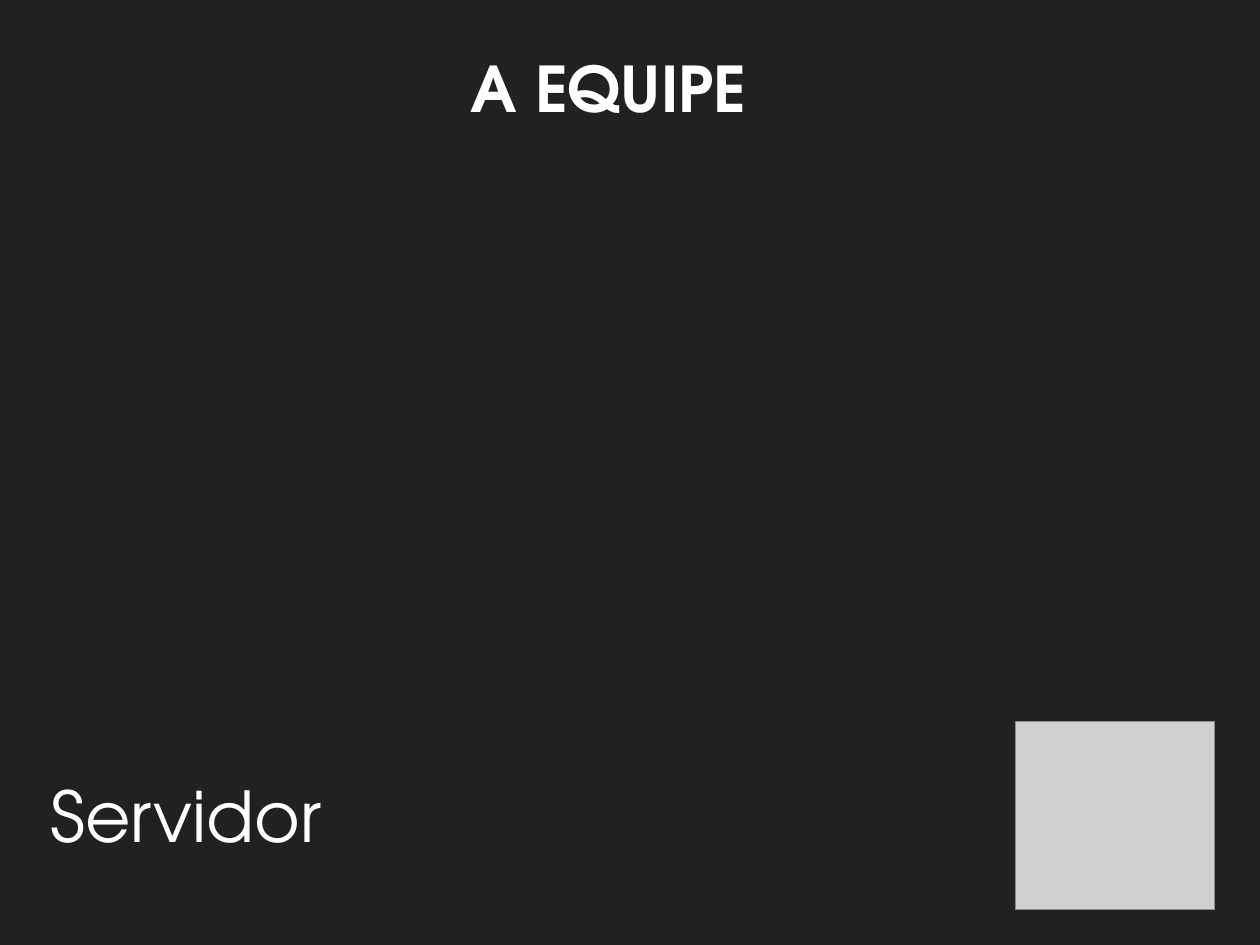
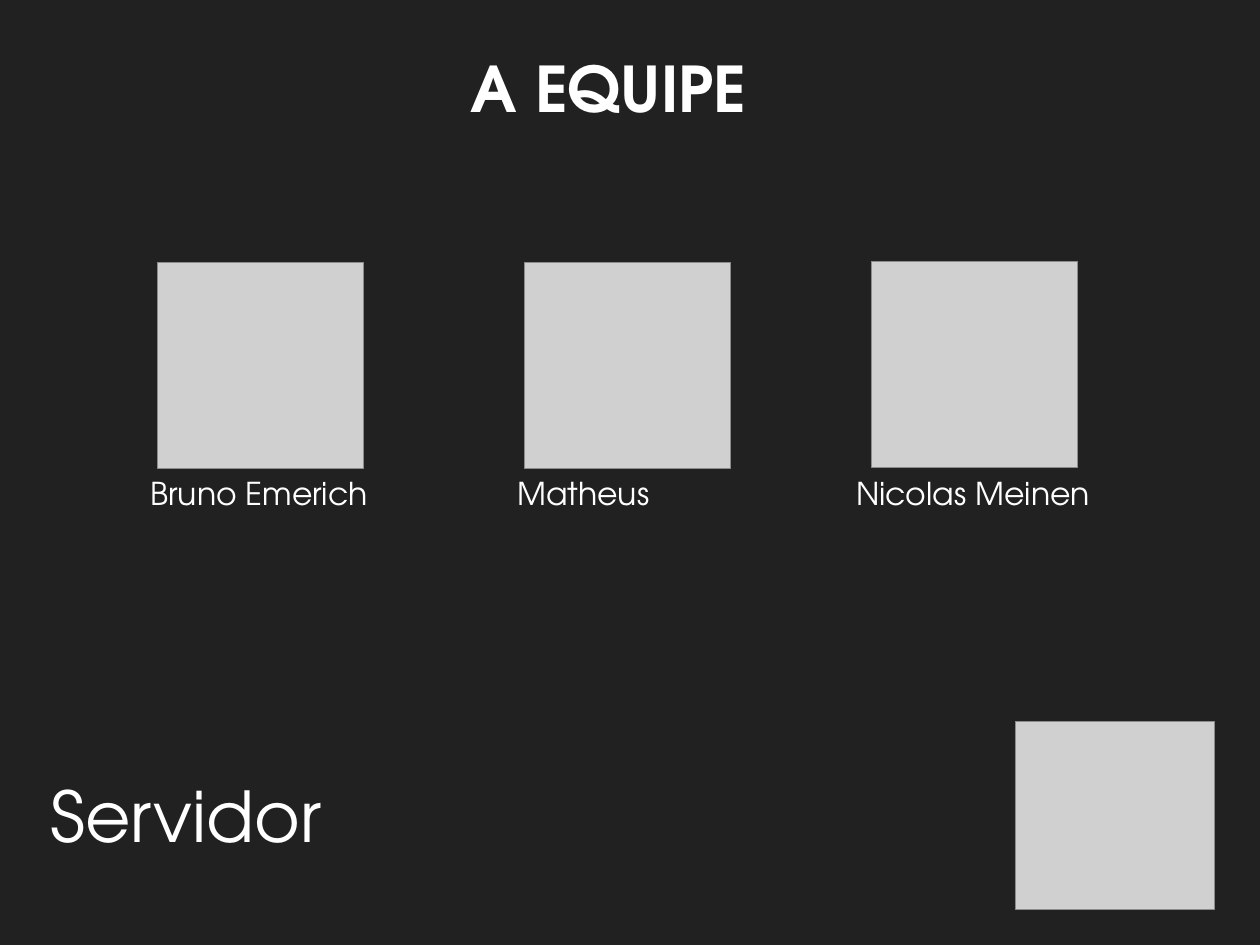
Before and after one commit to ovflowd/matriculeMe, a slide deck: slide 13 of Artefatos/ApresentaçãoFinal.pptx. Drawn at 1260x945 pixels with LibreOffice and Linux fonts; fonts in the diff are those of the drawing; grey boxes stand for pictures; background and template pictures are left out. Boxes give left, top, right and bottom in pixels: in the first picture for what was removed or moved away, otherwise in the second. Text is boxed around its words. In the diff, an @@ line names an element or a change of style, - is before the commit and + after.

```diff
--- a/Artefatos/ApresentaçãoFinal.pptx
+++ b/Artefatos/ApresentaçãoFinal.pptx
@@ picture added at [158,262,364,469] @@
@@ picture added at [524,262,731,469] @@
@@ picture added at [872,261,1079,467] @@
@@ text added at [150,481,368,506], 18 pt, text #FFFFFF @@
+Bruno Emerich
@@ text added at [517,481,649,506], 18 pt, text #FFFFFF @@
+Matheus
@@ text added at [856,481,1090,506], 18 pt, text #FFFFFF @@
+Nicolas Meinen
```
Also in this commit, not shown: 5 other slides changed, 4 slides added, 6 slides removed.
